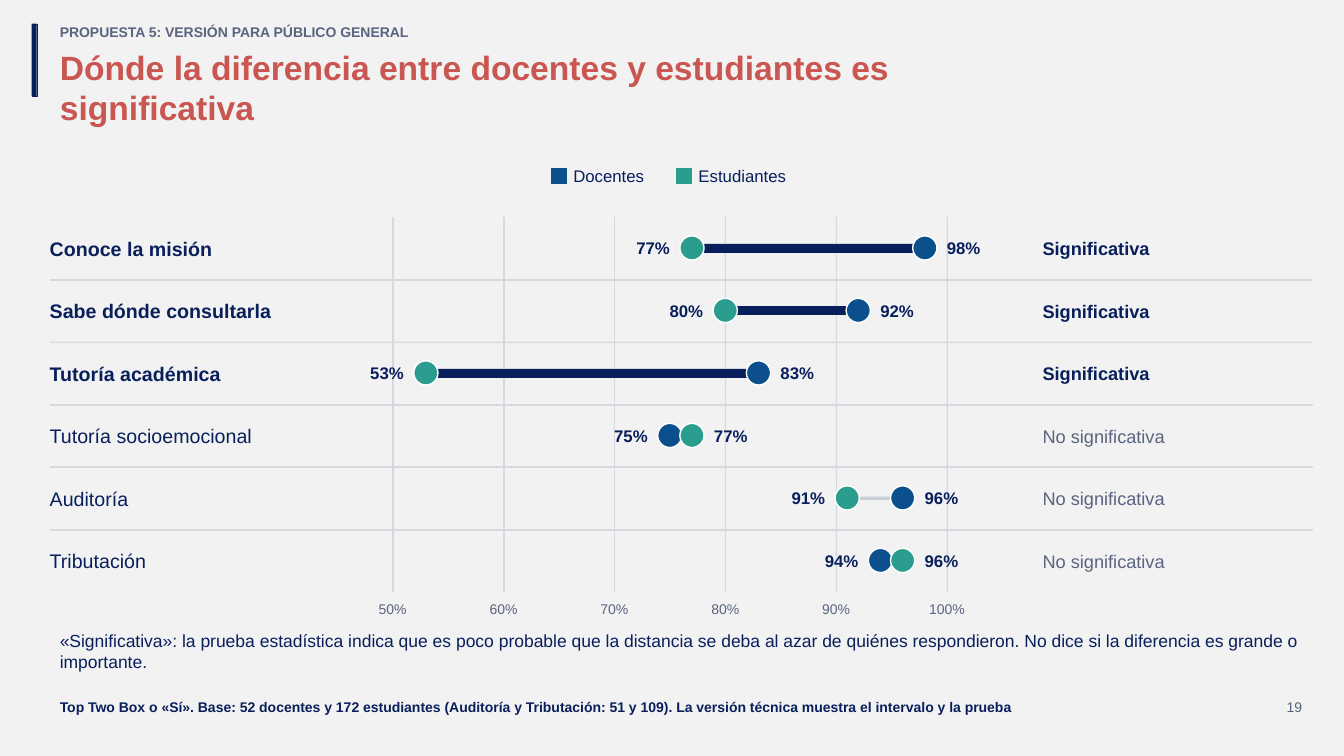
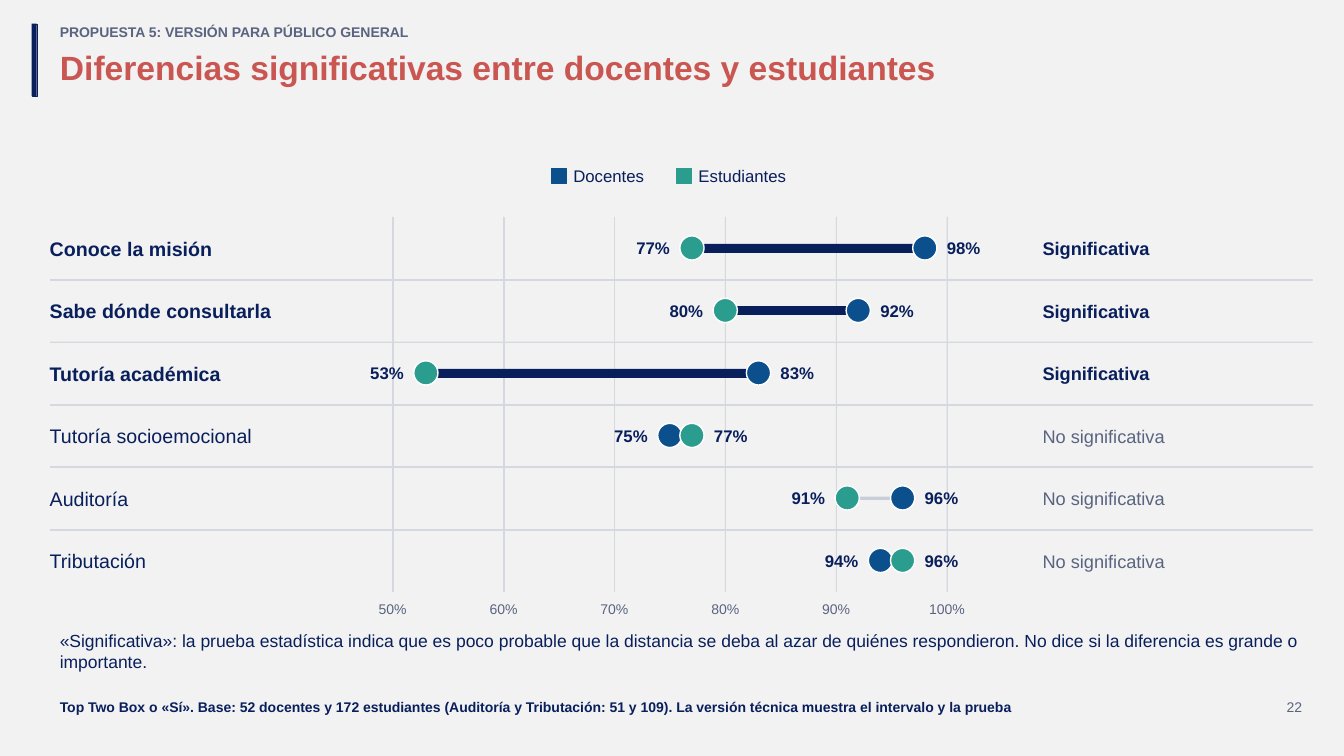
Before and after one commit to GonzaloAlmendariz/prosecnur-app, a slide deck: slide 22 of docs/qa/motor-ppt-2026-10-06/4-recetario/propuestas-rescatables.pptx (slide 19 before the commit). Drawn at 1344x756 pixels with LibreOffice and Linux fonts; fonts in the diff are those of the drawing; background and template pictures are left out. Boxes give left, top, right and bottom in pixels: in the first picture for what was removed or moved away, otherwise in the second. Text is boxed around its words. In the diff, an @@ line names an element or a change of style, - is before the commit and + after.

```diff
--- a/docs/qa/motor-ppt-2026-10-06/4-recetario/propuestas-rescatables.pptx
+++ b/docs/qa/motor-ppt-2026-10-06/4-recetario/propuestas-rescatables.pptx
@@ title at (60,55,936,87): text changed @@
-Dónde la diferencia entre docentes y estudiantes es significativa
+Diferencias significativas entre docentes y estudiantes
@@ text at (1287,702,1303,712): text changed @@
-19
+22
```
Also in this commit, not shown: 4 other slides changed, 3 slides added, 2 other files.
